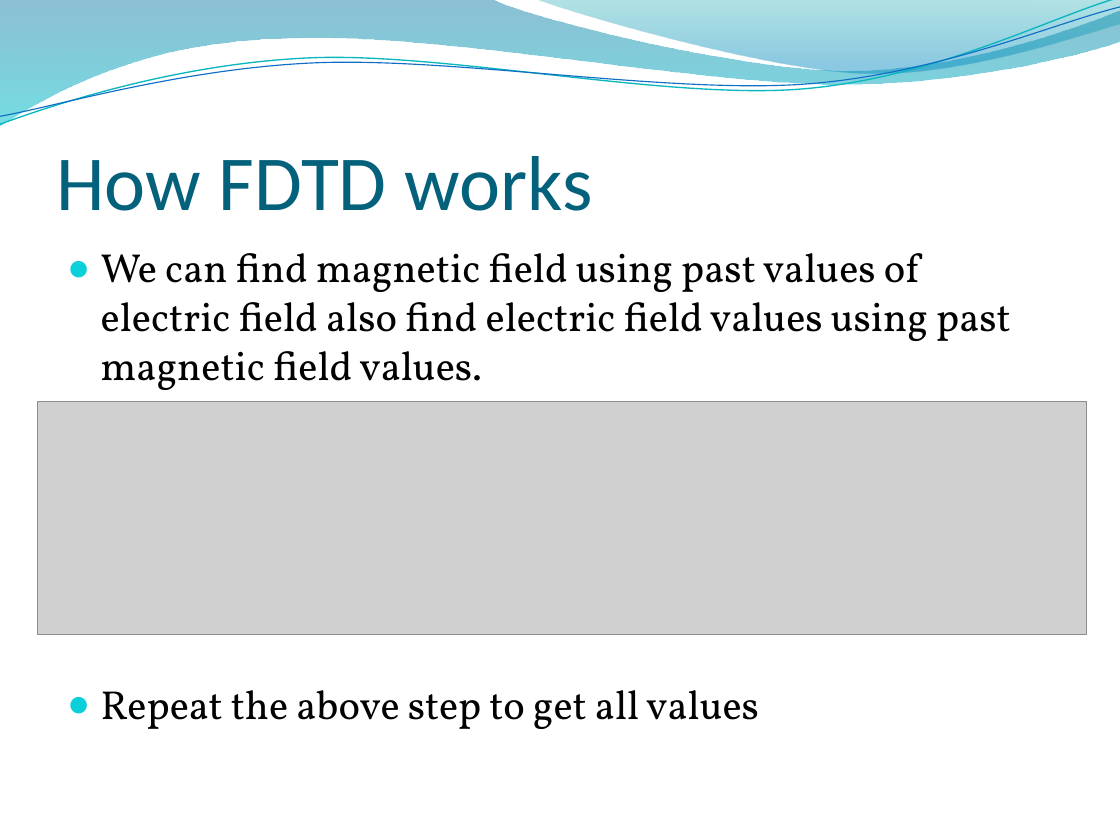
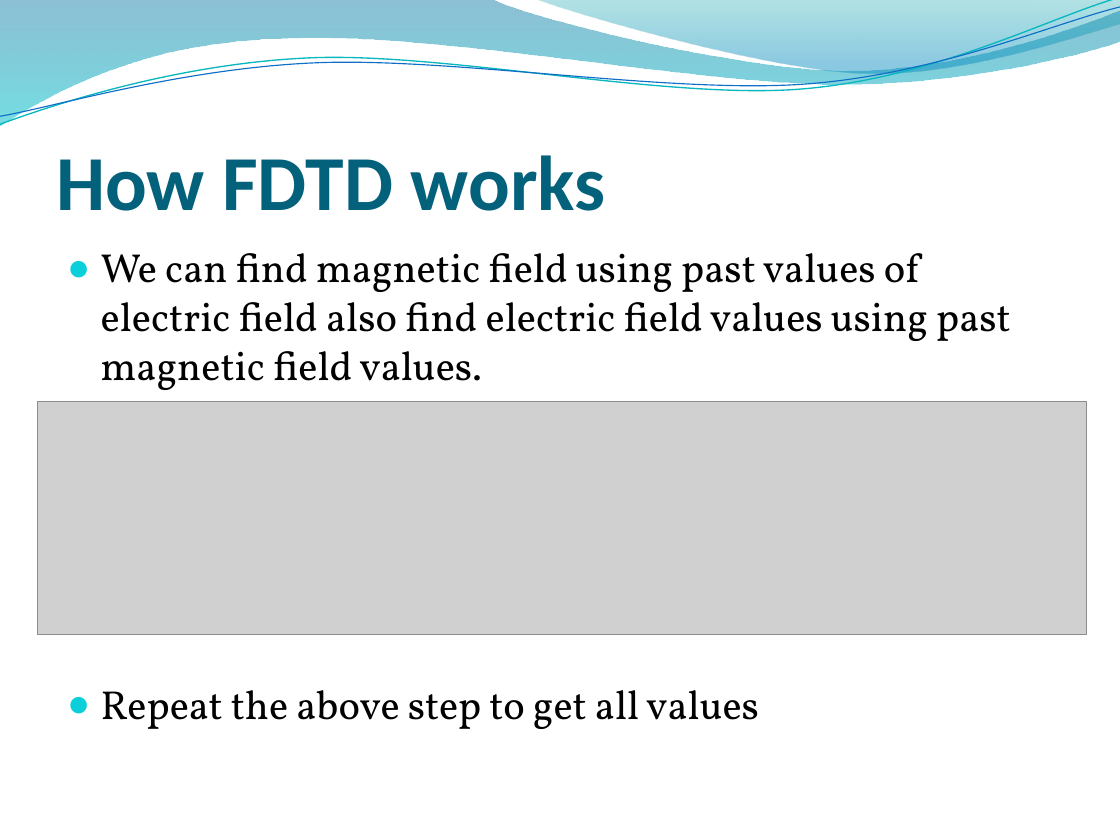
Before and after one commit to junaidnasir/gpu-em-nim, a slide deck: slide 14 of junaid_presentation_v1.pptx. Drawn at 1120x840 pixels with LibreOffice and Linux fonts; fonts in the diff are those of the drawing; grey boxes stand for pictures; background and template pictures are left out. Boxes give left, top, right and bottom in pixels: in the first picture for what was removed or moved away, otherwise in the second. Text is boxed around its words. In the diff, an @@ line names an element or a change of style, - is before the commit and + after.

```diff
--- a/junaid_presentation_v1.pptx
+++ b/junaid_presentation_v1.pptx
@@ title "How FDTD works" at (56, 155, 605, 211): bold on @@
```
Also in this commit, not shown: 8 other slides changed.
